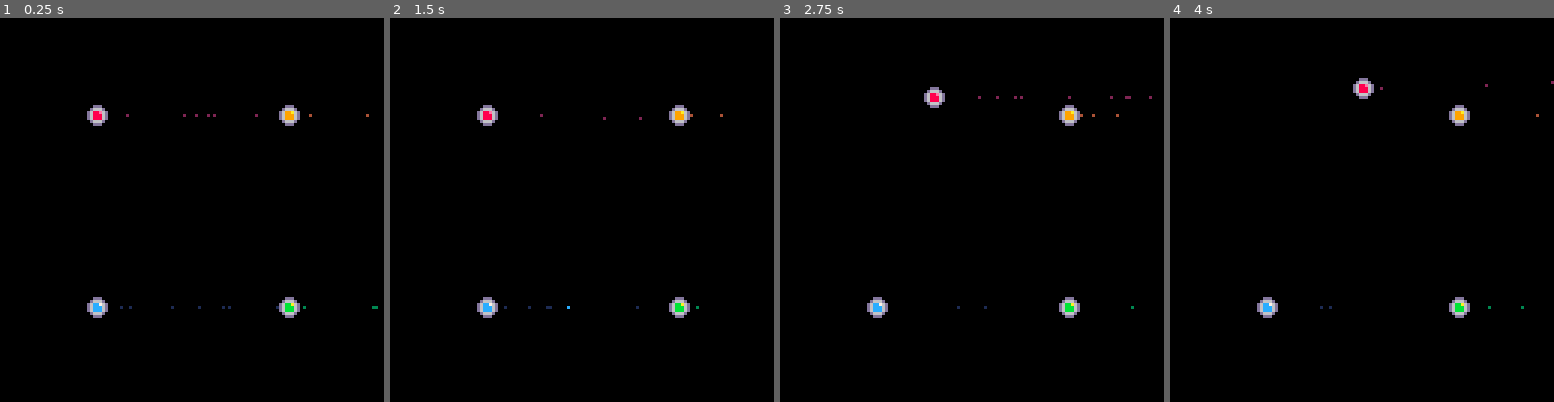
Above: before the commit, frames 1-4 (left to right).
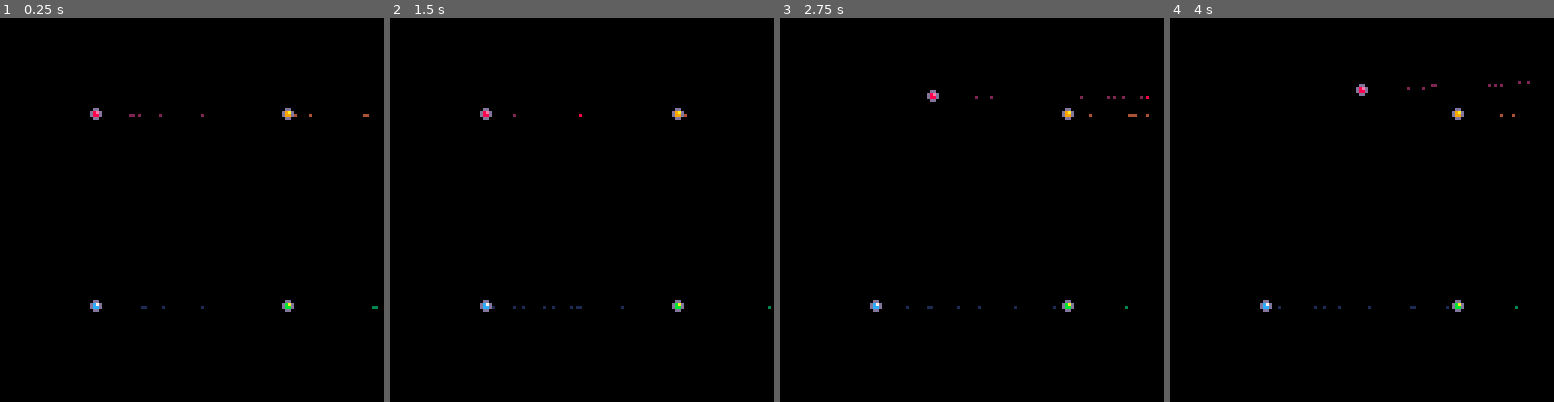
Above: after the commit, the same moments.

Repository: Ramito/PICO-8-Projects
Game: PICO-8 cartridge laserduel.p8
The game is run twice, just before and just after one commit, with the same random seed, the same clock (stepped at 60 frames per second) and the same inputs.
Inputs:
- Up to frame 1 (0.25 s): no input
- Up to frame 2 (1.5 s): tap X (X key) at 0.33, 1.07 s; tap O (Z key) at 0.7 s
- Up to frame 3 (2.75 s): hold Right 1.6-2.1 s; tap O (Z key) at 1.7, 2.1, 2.5 s; tap X (X key) at 1.85 s; hold Up 2.15-2.42 s; hold Right from 2.47 s (still down)
- Up to frame 4 (4 s): tap O (Z key) at 2.9, 3.3, 3.7 s; tap X (X key) at 2.97 s; release Right at 3.03 s; hold Left 3.08-3.58 s; hold Down 3.63-3.97 s

The runs differ from the first frame. In frame 1, 1.0% of the frame differs, in the area x 22-96%, y 22-79%; in frame 2, 1.0%; in frame 3, 1.0%, in the area x 22-97%, y 17-79%; in frame 4, 1.0%.

Commit message:
Experimenting with different scales

Diff:
--- a/laserduel.p8
+++ b/laserduel.p8
@@ -56,7 +56,7 @@
  local attributes = {}
 	attributes.acc=0.0175
 	attributes.drag=0.98
-	attributes.radius=3
+	attributes.radius=1.5
 	ufos.attributes=attributes
 end
 
@@ -148,7 +148,7 @@
 function draw_ufo(ufo)
 	apply_pal(ufo.index)
 	local r=ufo.attributes.radius
-	spr(1,ufo.pos.x-r,ufo.pos.y-r)
+	spr(3,ufo.pos.x-r,ufo.pos.y-r)
 end
 -->8
 --math
@@ -298,143 +298,143 @@
 	end
 end
 __gfx__
+0000000000ddd00000dd00000dd000000d0000008000000000000000000000000000000000000000000000000000000000000000000000000000000000000000
+000000000d666d000d66d000d8ed0000d8d000000000000000000000000000000000000000000000000000000000000000000000000000000000000000000000
+00700700d688e6d0d68e6d00d88d00000d0000000000000000000000000000000000000000000000000000000000000000000000000000000000000000000000
+00077000d68886d0d6886d000dd00000000000000000000000000000000000000000000000000000000000000000000000000000000000000000000000000000
+00077000d68886d00d66d00000000000000000000000000000000000000000000000000000000000000000000000000000000000000000000000000000000000
+007007000d666d0000dd000000000000000000000000000000000000000000000000000000000000000000000000000000000000000000000000000000000000
 0000000000ddd0000000000000000000000000000000000000000000000000000000000000000000000000000000000000000000000000000000000000000000
-000000000d666d000000000000000000000000000000000000000000000000000000000000000000000000000000000000000000000000000000000000000000
-00700700d688e6d00000000000000000000000000000000000000000000000000000000000000000000000000000000000000000000000000000000000000000
-00077000d68886d00000000000000000000000000000000000000000000000000000000000000000000000000000000000000000000000000000000000000000
-00077000d68886d00000000000000000000000000000000000000000000000000000000000000000000000000000000000000000000000000000000000000000
-007007000d666d000000000000000000000000000000000000000000000000000000000000000000000000000000000000000000000000000000000000000000
-0000000000ddd0000000000000000000000000000000000000000000000000000000000000000000000000000000000000000000000000000000000000000000
-…(133 lines of a section not shown)…
+…(133 lines of a section not shown)…
